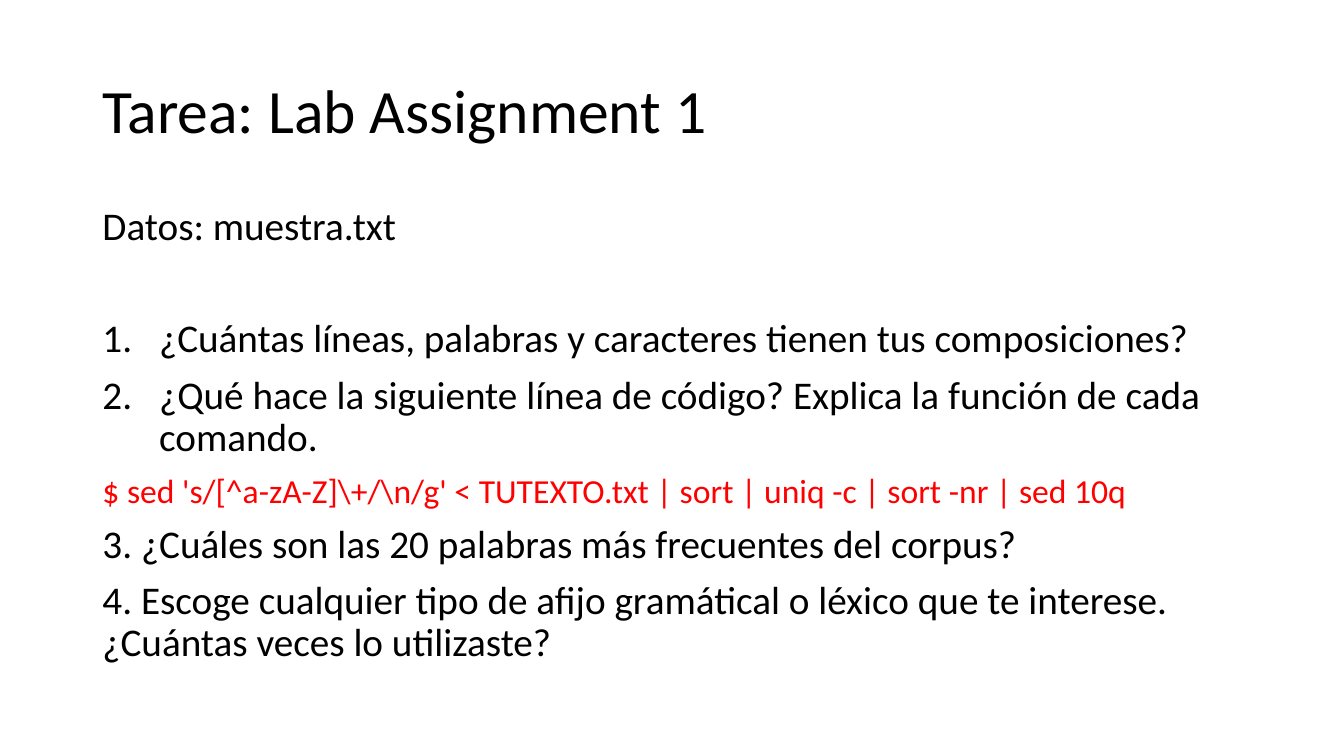
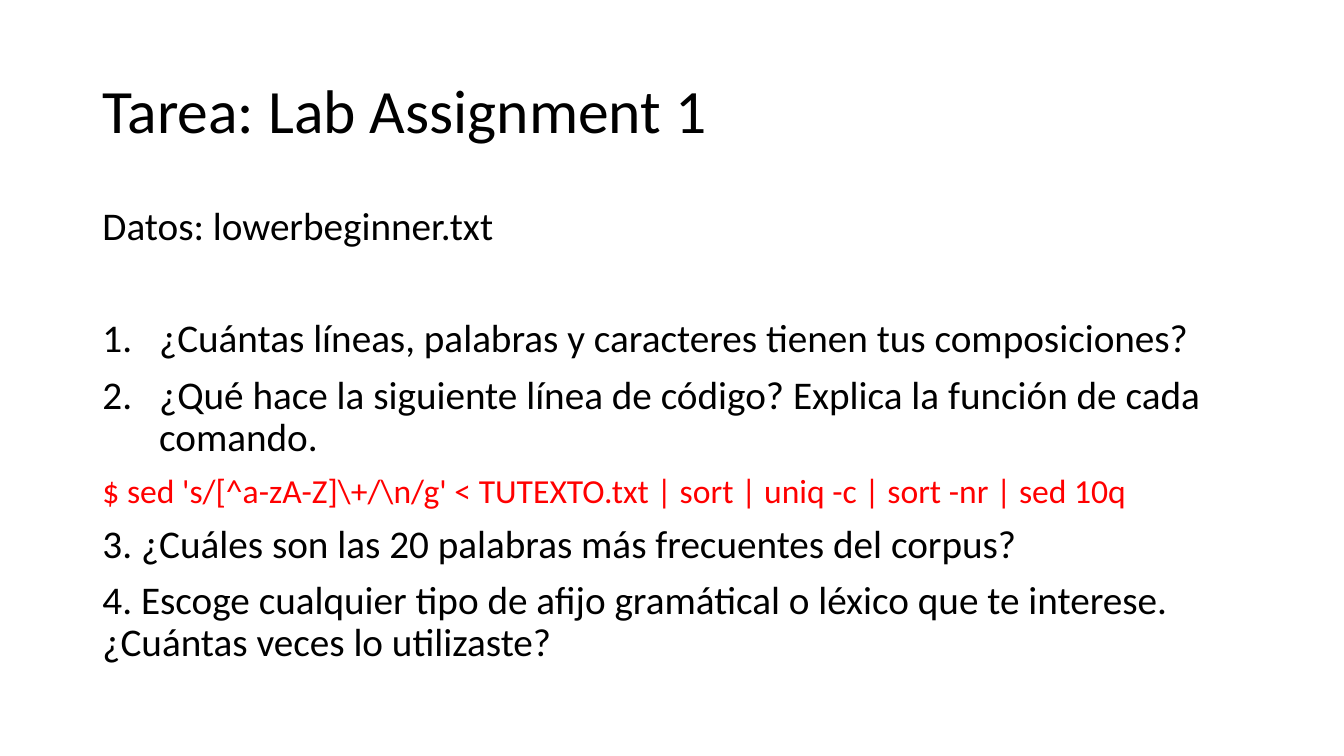
Before and after one commit to falconrr/NLP4SPanish2022, a slide deck: slide 27 of Week1/Classes/PrácticaCommandLineSimple.pptx (slide 26 before the commit). Drawn at 1344x756 pixels with LibreOffice and Linux fonts; fonts in the diff are those of the drawing. Boxes give left, top, right and bottom in pixels: in the first picture for what was removed or moved away, otherwise in the second. Text is boxed around its words. In the diff, an @@ line names an element or a change of style, - is before the commit and + after.

```diff
--- a/Week1/Classes/PrácticaCommandLineSimple.pptx
+++ b/Week1/Classes/PrácticaCommandLineSimple.pptx
@@ text at (102,212,493,247): text changed @@
-Datos: muestra.txt
+Datos: lowerbeginner.txt
```
Also in this commit, not shown: 3 other slides changed, 1 slide added, 3 other files.
